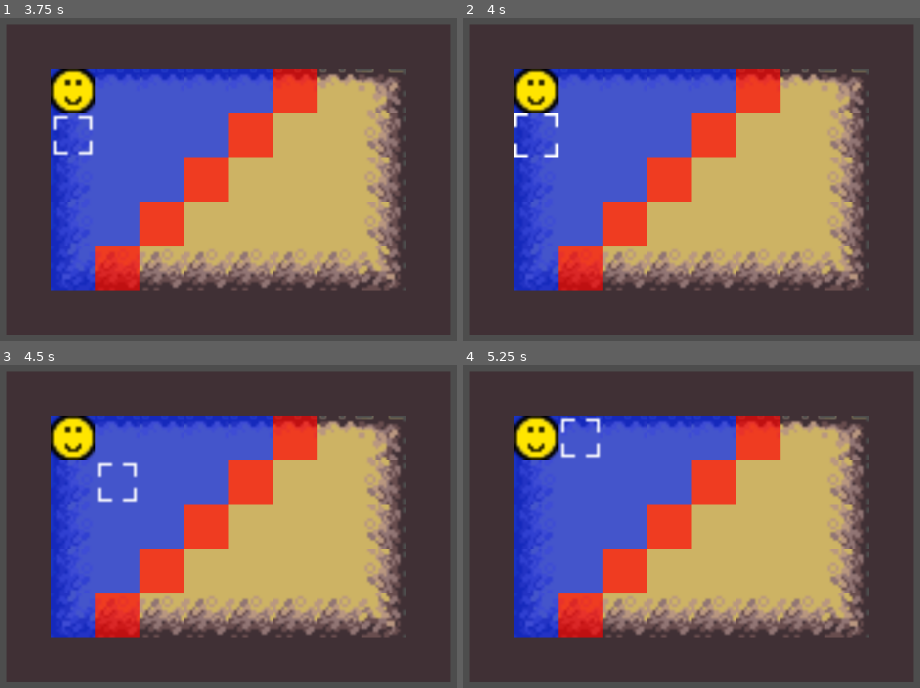
Above: before the commit, frames 1-4 (two rows, left to right).
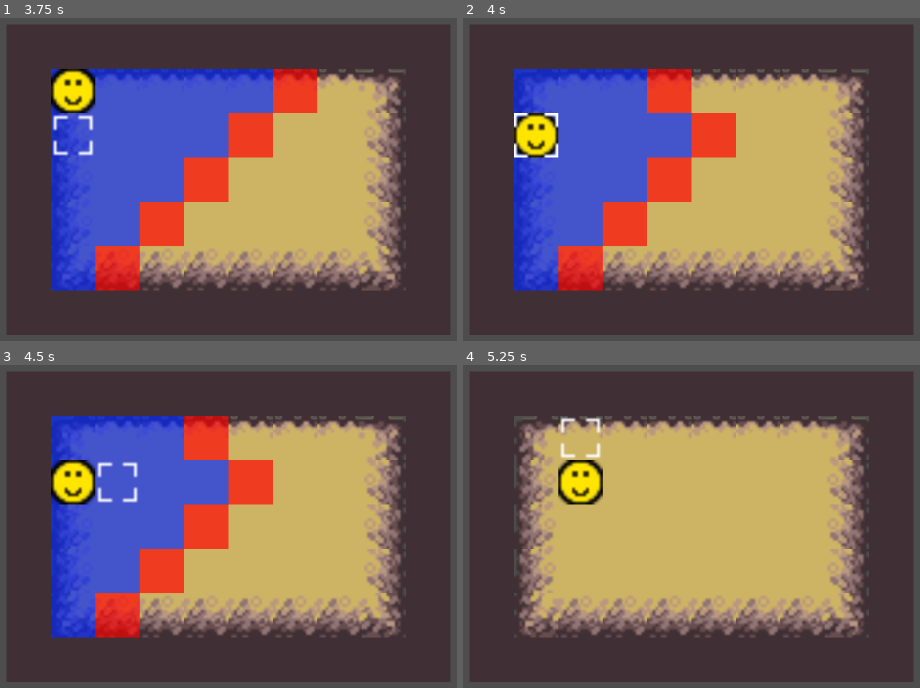
Above: after the commit, the same moments.

Repository: JonasBachmeier-UNI/GameEngineering
Game: Godot game, scene res://test.tscn
Same seed, same stepped clock (60 frames per second), same inputs: the game is played once before the commit and once after it.
Inputs:
- Up to frame 1 (3.75 s): hold Up (ui_up) 0.53-2.03 s; tap Space (ui_select) at 0.77, 1.52, 3.02 s; tap Enter at 1.25 s; hold Left (ui_left) 2.03-3.53 s; hold Down (ui_down) from 3.53 s (still down)
- Up to frame 2 (4 s): keep holding Down (ui_down); tap Space (ui_select) at 3.77 s
- Up to frame 3 (4.5 s): tap Space (ui_select) at 4.25 s; release Down (ui_down) at 4.28 s; hold Right (ui_right) from 4.28 s (still down)
- Up to frame 4 (5.25 s): tap Space (ui_select) at 4.52 s; release Right (ui_right) at 5.03 s; hold Up (ui_up) from 5.03 s (still down)

Frame 1 is identical in both runs. In frame 2, 6.4% of the frame differs, in the area x 11-70%, y 15-44%; in frame 3, 6.5%; in frame 4, 27%, in the area x 11-70%, y 15-85%.
Error before the commit: Invalid access to property or key 'has_moved' on a base object of type 'Nil'. (res://cursor.gd:141)

Commit message:
erster Versuch ki Zug

Diff:
--- a/nohonoramongthieves/Scripts/GameLogic/unit.gd
+++ b/nohonoramongthieves/Scripts/GameLogic/unit.gd
@@ -355,6 +355,40 @@
 	move(grid_path[-2][0], grid_path[-2][1])
 
 
+func ai_move():
+	update_units()
+	var shortest_path = []
+	var target_unit = null
+	var id = coordinate_to_id(x_coord, y_coord)
+	for unit in units:
+		if unit.is_enemy != is_enemy and unit.hp > 0:
+			var enemy_id = coordinate_to_id(unit.x_coord, unit.y_coord)
+			var path_to_unit = astar.get_point_path(id, enemy_id)
+			if shortest_path == [] or len(shortest_path) > len(path_to_unit):
+				target_unit = unit
+				shortest_path = path_to_unit
+
+	if shortest_path == []:
+		wait_for_next_turn()
+		return
+
+	if len(shortest_path) <= move_range-moved_count:
+		var path = get_global_positions_from_path(shortest_path.pop_back())
+		set_path(path)
+		moved_count += len(path)-1
+		start_movement()
+		attack_unit(target_unit)
+		return
+
+	var counter = 0
+	shortest_path.resize(move_range-moved_count)
+	set_path(shortest_path)
+	moved_count += len(shortest_path)-1
+	start_movement()
+	while path_follow.progress_ratio < 1:
+		pass
+	wait_for_next_turn()
+
 
 func can_attack_field(x, y):
 	if !in_attack_range.has([x, y]) and !in_move_range.has([x,y]):
--- a/nohonoramongthieves/cursor.gd
+++ b/nohonoramongthieves/cursor.gd
@@ -138,8 +138,9 @@
 		return
 
 	## Wenn die Einheit schon gezogen hat wird sie nicht mehr benutzt
-	if hovered.has_moved:
-		return
+	if hovered != null:
+		if hovered.has_moved:
+			return
 
 	var pos_vec = Vector2i(x_pos, y_pos)
 
--- a/nohonoramongthieves/game_manager.gd
+++ b/nohonoramongthieves/game_manager.gd
@@ -34,6 +34,12 @@
 			player_units.append(unit)
 
 
+## TODO: test
+func ai_turn():
+	for unit in enemy_units:
+		unit.ai_move()
+
+
 func start_next_turn():
 	turn_count += 1
 	update_units()
